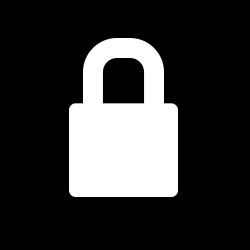
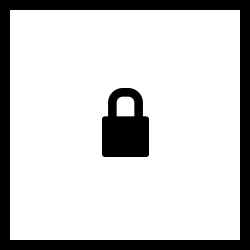
Revision of a layered 250 × 250 image; what changed, layer by layer:
painted on "Locked Padlock" over [69, 38, 178, 197]
added layer "Rectangle 1" above "Background" over [10, 10, 240, 240]
hid "Background", painted on it over [10, 10, 240, 240]
